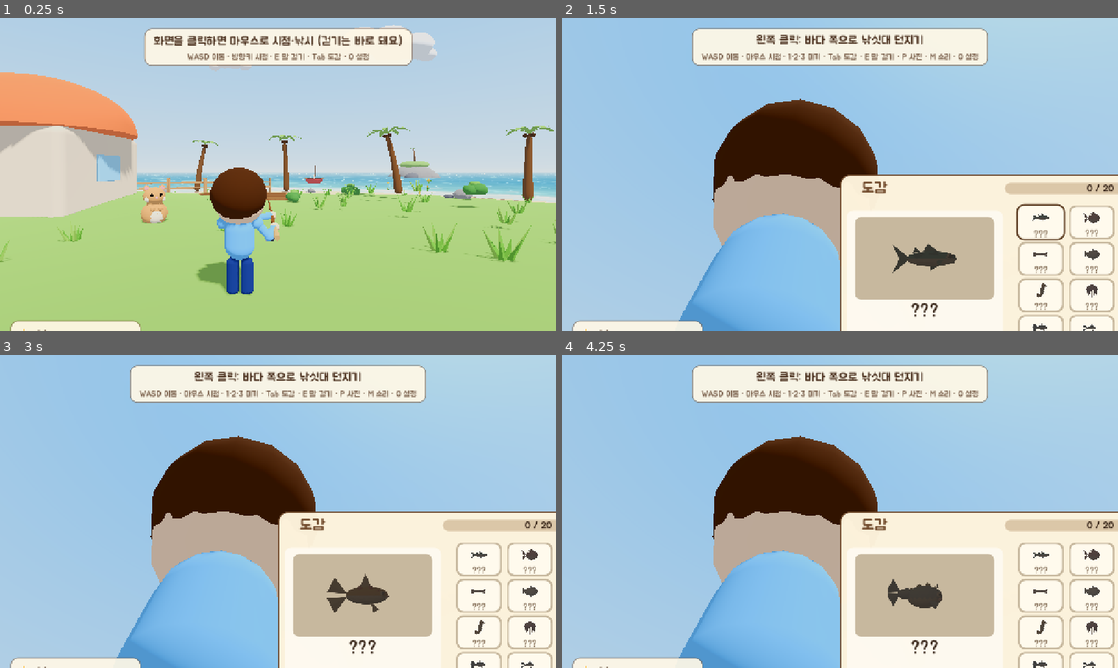
Above: before the commit, frames 1-4 (two rows, left to right).
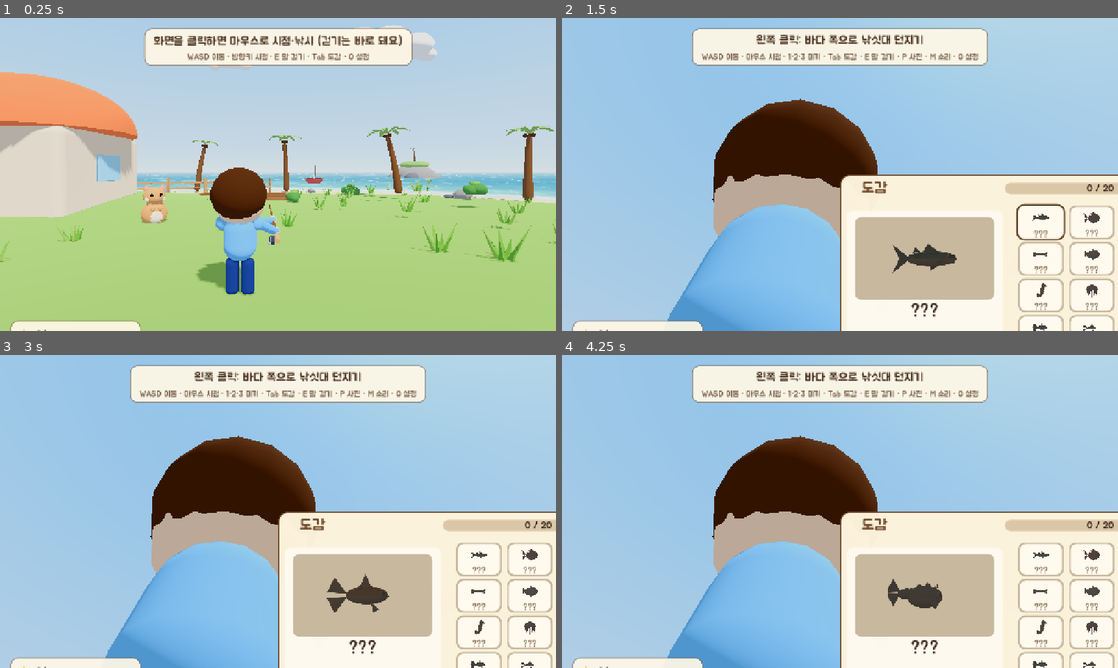
Above: after the commit, the same moments.

Repository: qudrhks36-svg/hanroro-seat-checker
Game: Godot game, scene res://main.tscn
The game is run twice, just before and just after one commit, with the same random seed, the same clock (stepped at 60 frames per second) and the same inputs.
Inputs (mouse positions are in pixels of both pictures, inside the frame that each line leads up to):
- Up to frame 1 (0.25 s): no input
- Up to frame 2 (1.5 s): tap Enter at 0.5 s; move the mouse to (812, 237) at 0.52 s; hold Up from 0.53 s (still down); tap E at 0.6 s; click (812, 237) at 0.67 s; move the mouse to (878, 177) at 1.27 s; tap Tab at 1.35 s
- Up to frame 3 (3 s): tap Space at 2 s; move the mouse to (233, 508) at 2.02 s; tap F at 2.1 s; tap Enter at 2.75 s; move the mouse to (283, 511) at 2.77 s; release Up at 2.78 s; hold Left from 2.78 s (still down); tap 1 at 2.85 s; click (283, 511) at 2.92 s
- Up to frame 4 (4.25 s): tap Space at 3.5 s; move the mouse to (817, 505) at 3.52 s; release Left at 3.53 s; hold Up from 3.53 s (still down); tap 6 at 3.6 s

The runs differ from the first frame. In frame 1, 0.5% of the frame differs, in the area x 38-51%, y 58-89%; in frame 2, 1.4%, in the area x 19-50%, y 59-97%; in frame 3, 1.4%; in frame 4, 1.4%.

Commit message:
fix(godot): hold the rod in front of the chest, thicker torso, orbit test camera
Co-Authored-By: Claude Sonnet 5.5 <noreply@anthropic.com>

Diff:
--- a/fishing-game/godot/scripts/character.gd
+++ b/fishing-game/godot/scripts/character.gd
@@ -61,7 +61,7 @@
 	var bottom := color_of(o["bottom"])
 	var hair: Color = color_of(o["hair"]) if o.has("hair") else HAIR
 	# 몸통
-	_part(root, _capsule(0.21, 0.62), top, Vector3(0, 0.92, 0))
+	_part(root, _capsule(0.235, 0.68), top, Vector3(0, 0.93, 0))
 	_part(root, _sphere(0.13), top, Vector3(0, 1.2, 0), Vector3(1.4, 0.7, 1.0))   # 어깨선
 	if bool(o["dress"]):   # 치마
 		var sk := CylinderMesh.new()
@@ -73,8 +73,8 @@
 		for x in [-0.09, 0.09]:
 			_leg(root, SKIN, x, 0.47, 0.055)
 	else:
-		for x in [-0.1, 0.1]:
-			_leg(root, bottom, x, 0.64, 0.085)
+		for x in [-0.11, 0.11]:
+			_leg(root, bottom, x, 0.64, 0.095)
 	if arms:   # 팔: 소매 + 손 (3인칭 플레이어는 팔을 outfit_view.gd가 따로 그려서 끔)
 		for x in [-SHOULDER_X, SHOULDER_X]:
 			_part(root, _capsule(0.07, 0.5), top, Vector3(x * 1.06, 0.93, 0))
--- a/fishing-game/godot/scripts/fishing_rod.gd
+++ b/fishing-game/godot/scripts/fishing_rod.gd
@@ -17,6 +17,7 @@
 const CAST_TIME := 0.8
 const ARC_HEIGHT := 3.0
 const WATER_Y := -0.1
+const ROD_OFFSET := Vector3(0.0, -0.12, -0.3)   # 3인칭: 낚싯대(와 줄 시작점)를 눈 기준 앞·아래로 내어 가슴 앞에서 들게 함(손잡이가 몸을 뚫지 않게)
 const BITE_WINDOW := 1.6              # 입질 후 클릭 가능 시간(초)
 const REEL_ZONE_SPEED := 0.7
 const REEL_START := 0.4
@@ -97,10 +98,10 @@
 	var half: float = 0.7 * float(ROD_LENGTH[level])                      # 대 길이 1.4의 절반
 	var tip_u := rod_u + qu * Vector3(0, 0, half)
 	var handle_u := rod_u - qu * Vector3(0, 0, half)
-	tip.position = Vector3(tip_u.x, tip_u.y, -tip_u.z)
+	tip.position = Vector3(tip_u.x, tip_u.y, -tip_u.z) + ROD_OFFSET
 	var scene: PackedScene = load("res://assets/models/extra/Rod_%d.fbx" % level)
 	rod_model = scene.instantiate()
-	rod_model.position = Vector3(handle_u.x, handle_u.y, -handle_u.z)
+	rod_model.position = Vector3(handle_u.x, handle_u.y, -handle_u.z) + ROD_OFFSET
 	rod_model.basis = WorldScript.to_godot_basis(q) * WorldScript.MODEL_FIX
 	cam.add_child(rod_model)
 	_tint_c_materials(rod_model)
--- a/fishing-game/godot/scripts/main.gd
+++ b/fishing-game/godot/scripts/main.gd
@@ -431,6 +431,8 @@
 		var e: Vector3 = DEBUG_CAMS[key][1]
 		player.position = Vector3(p.x, p.y - player.EYE_HEIGHT, -p.z)
 		player.look(-e.y, -e.x)   # 유니티 오일러(x 숙임, y 좌우)를 고닷으로: 숙임은 -x, 좌우는 z 반전이라 부호 반대
+	if _arg("orbit", "") != "":   # 시험용: 카메라를 캐릭터 둘레로 돌려 본다(180 = 앞모습, 90/270 = 옆모습)
+		player.orbit = float(_arg("orbit", "0"))
 	if _arg("fpv", "") != "":   # 시험용: 옛 1인칭 화면
 		player.set_fpv(true)
 	var yaw := _arg("yaw", "")            # 시험용: 바라보는 방향(도, 0=유니티 +Z, 90=왼쪽(유니티 -X))
--- a/fishing-game/godot/scripts/outfit_view.gd
+++ b/fishing-game/godot/scripts/outfit_view.gd
@@ -10,7 +10,7 @@
 
 const UPPER := 0.22          # 윗팔 길이
 const FORE := 0.22           # 아랫팔 길이
-const ARM_R := 0.05
+const ARM_R := 0.058
 
 var fishing
 var sleeve_mat: StandardMaterial3D
--- a/fishing-game/godot/scripts/player.gd
+++ b/fishing-game/godot/scripts/player.gd
@@ -22,6 +22,7 @@
 var body: Node3D                 # 3인칭 몸(main.gd가 정함)
 var view_back := VIEW_BACK       # 지금 카메라 거리(집 안은 좁아서 cabin.gd가 줄임)
 var aligned := true               # 몸이 카메라 앞쪽을 보고 있나(아니면 낚싯대·팔을 숨김, player_body.gd가 정함)
+var orbit := 0.0                 # 시험용 --orbit=도: 카메라를 캐릭터 둘레로 돌려 앞·옆모습을 본다(0 = 뒤)
 var fpv := false                 # 시험용 --fpv=1: 옛 1인칭 화면
 var pitch := 0.0                 # 위아래 각도(도)
 var dbg := ""                    # 시험용: 지금 닿은 것들
@@ -104,12 +105,12 @@
 func _process(_delta: float) -> void:
 	var head := cam.global_position
 	var fwd := -cam.global_transform.basis.z
-	var desired := head + cam.global_transform.basis * Vector3(VIEW_SIDE, VIEW_UP, view_back)
+	var desired := head + Basis(Vector3.UP, deg_to_rad(orbit)) * (cam.global_transform.basis * Vector3(VIEW_SIDE if orbit == 0.0 else 0.0, VIEW_UP, view_back))
 	var hit := get_world_3d().direct_space_state.intersect_ray(PhysicsRayQueryParameters3D.create(head, desired, 0xFFFFFFFF, [get_rid()]))
 	var pos := desired
 	if not hit.is_empty():   # 벽·나무에 닿으면 그 앞으로 당김
 		pos = hit.position + (head - desired).normalized() * 0.25
-	var target := head + fwd * VIEW_AIM
+	var target := head + fwd * VIEW_AIM if orbit == 0.0 else head
 	if (target - pos).length() > 0.01 and absf((target - pos).normalized().dot(Vector3.UP)) < 0.999:
 		view.look_at_from_position(pos, target, Vector3.UP)
 	else:
Not shown, changed: fishing-game/changelog/2026-10-12.md
